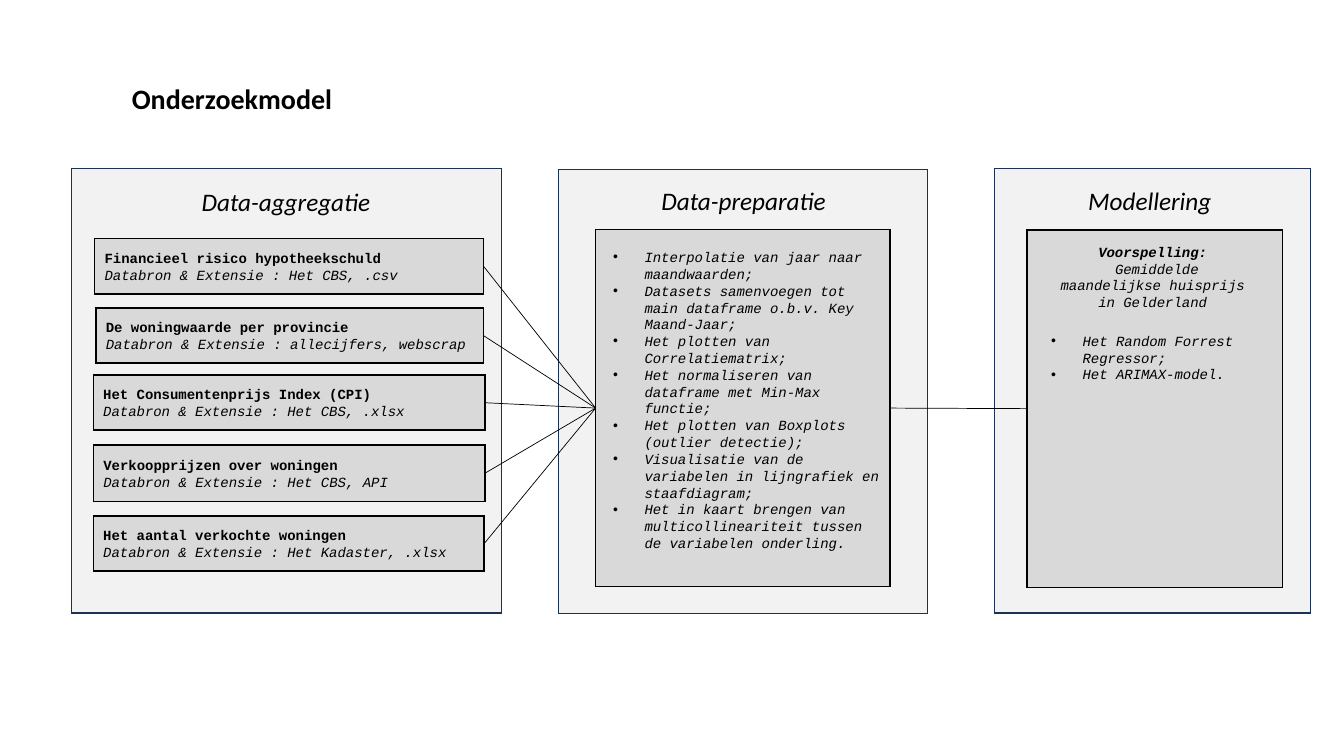
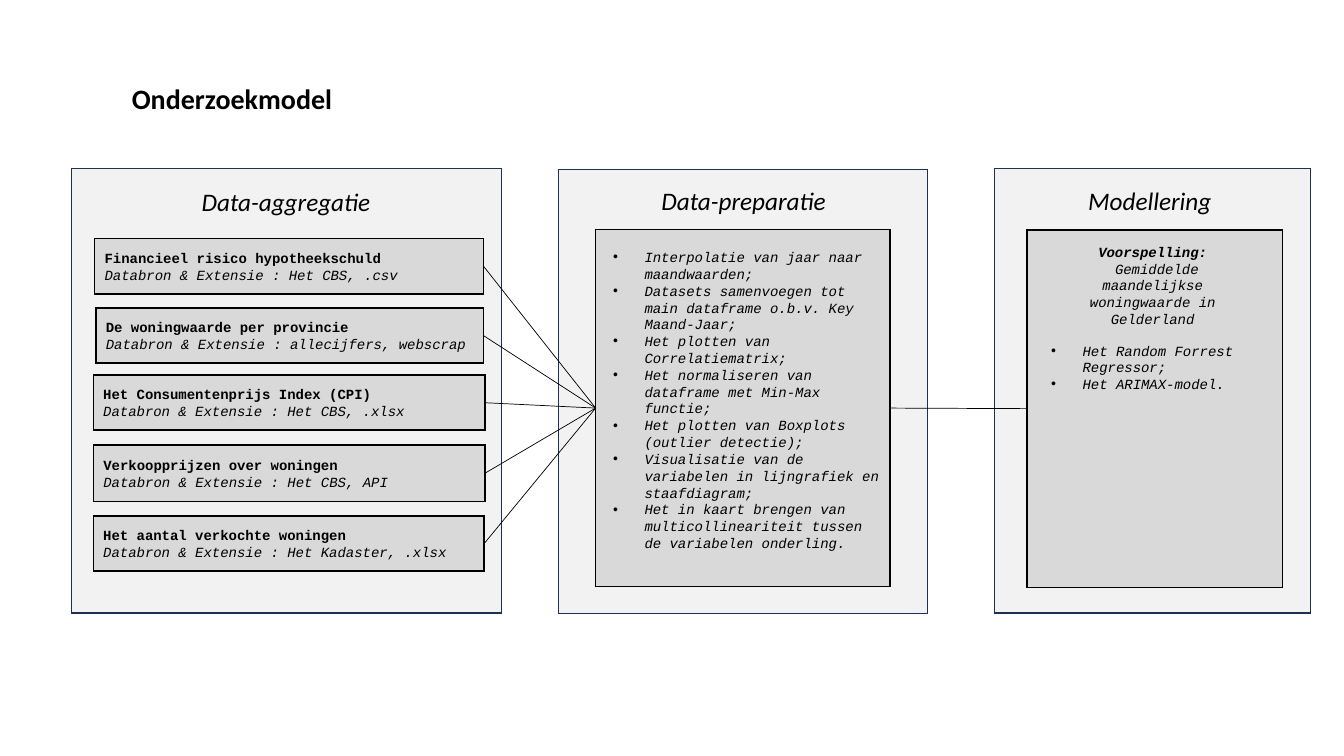
Before and after one commit to y-anwari/Invloeden_op_huizenprijs, a slide deck: slide 1 of Het onderzoekmodel.pptx. Drawn at 1344x756 pixels with LibreOffice and Linux fonts; fonts in the diff are those of the drawing. Boxes give left, top, right and bottom in pixels: in the first picture for what was removed or moved away, otherwise in the second. Text is boxed around its words. In the diff, an @@ line names an element or a change of style, - is before the commit and + after.

Commit message:
woningwaarde

```diff
--- a/Het onderzoekmodel.pptx
+++ b/Het onderzoekmodel.pptx
@@ text at [1090,264,1216,324]: text changed @@
-Gemiddelde maandelijkse huisprijs in Gelderland
+Gemiddelde maandelijkse woningwaarde in Gelderland
@@ text "Het Random Forrest Regressor;": place and size @@
-text "Het Random Forrest Regressor;" at [1083,336,1234,379]
+text "Het Random Forrest Regressor;" at [1083,346,1234,389]
```
Also in this commit, not shown: 1 other file.
